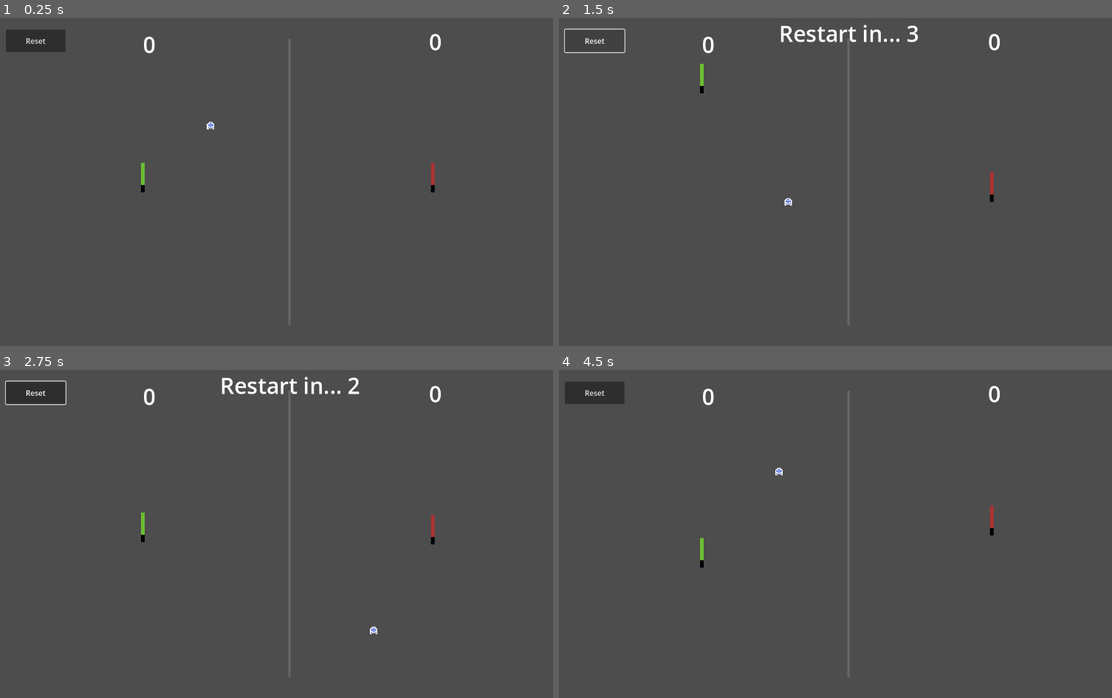
Above: before the commit, frames 1-4 (two rows, left to right).
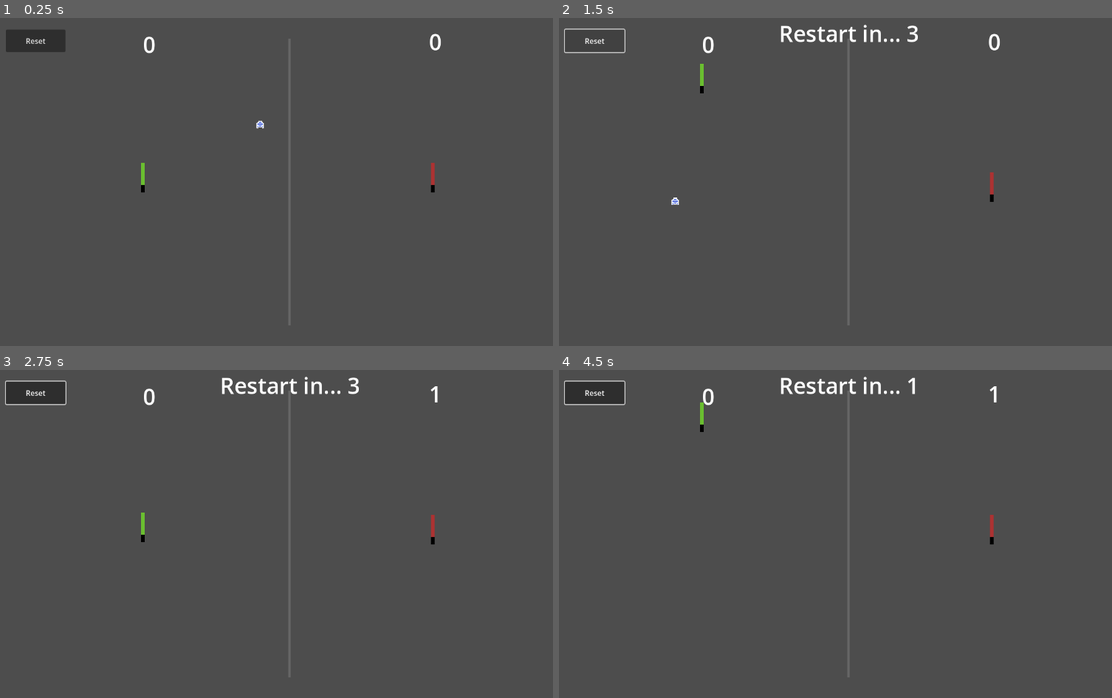
Above: after the commit, the same moments.

Repository: jordonbigelow/Pixel-Art-Pong
Game: Godot game, scene res://scenes/game_scene.tscn
The game is run twice, just before and just after one commit, with the same random seed, the same clock (stepped at 60 frames per second) and the same inputs.
Inputs (mouse positions are in pixels of both pictures, inside the frame that each line leads up to):
- Up to frame 1 (0.25 s): no input
- Up to frame 2 (1.5 s): tap Enter at 0.5 s; move the mouse to (979, 168) at 0.52 s; hold W (p1_move_up) 0.53-1.25 s; tap K (p2_move_down) at 0.6 s; click (979, 168) at 0.67 s; click "Reset" at 1.25 s
- Up to frame 3 (2.75 s): move the mouse to (171, 553) at 2.02 s; hold S (p1_move_down) from 2.03 s (still down); tap I (p2_move_up) at 2.1 s
- Up to frame 4 (4.5 s): move the mouse to (907, 461) at 2.77 s; release S (p1_move_down) at 2.78 s; hold W (p1_move_up) 2.78-4.28 s; tap F at 2.85 s; move the mouse to (818, 602) at 3.52 s; tap K (p2_move_down) at 3.6 s; click (818, 602) at 3.67 s; move the mouse to (1029, 586) at 4.27 s; hold S (p1_move_down) from 4.28 s (still down); tap I (p2_move_up) at 4.35 s

The runs differ from the first frame. In frame 1, less than 0.1% of the frame differs, in the area x 37-48%, y 31-35%; in frame 2, less than 0.1%; in frame 3, 0.1%; in frame 4, 0.9%, in the area x 0-80%, y 2-61%.

Commit message:
changed the starting position of the ball for better balance

Diff:
--- a/scenes/game_scene.tscn
+++ b/scenes/game_scene.tscn
@@ -52,7 +52,7 @@
 default_color = Color(0.400698, 0.400698, 0.400698, 1)
 
 [node name="Ball" parent="." instance=ExtResource("2_5aibe")]
-position = Vector2(530, 200)
+position = Vector2(638, 198)
 gravity_scale = 0.0
 
 [node name="Top and Bottom Wall" type="StaticBody2D" parent="."]
